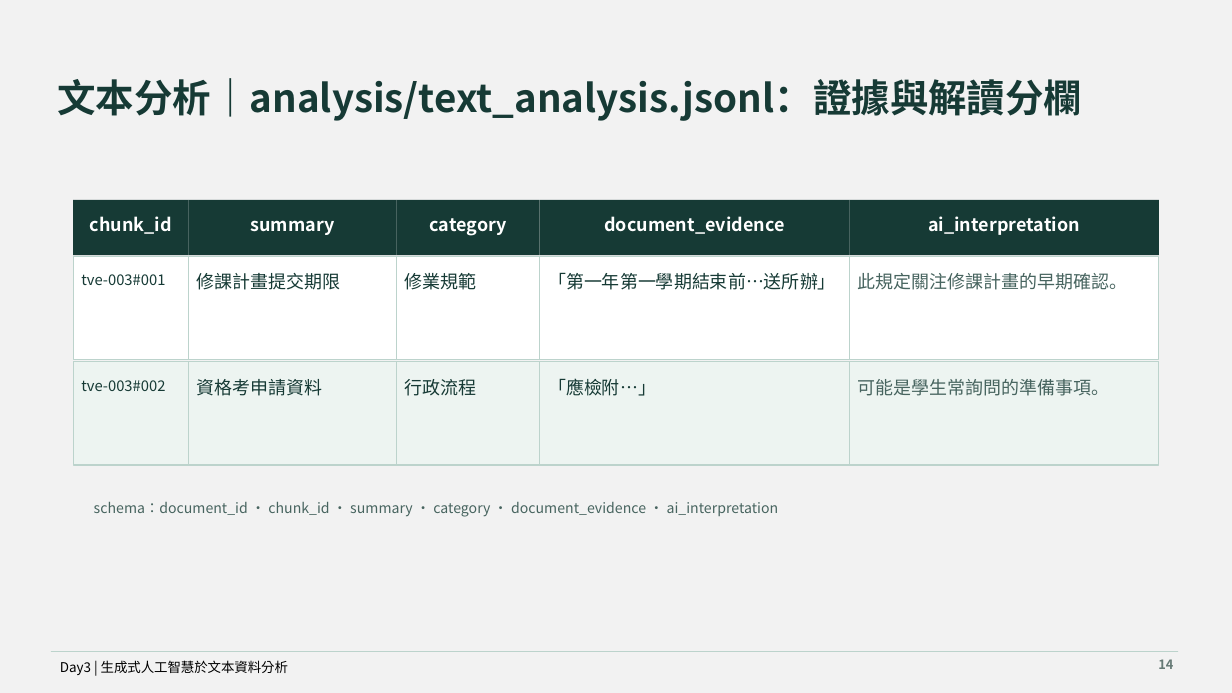
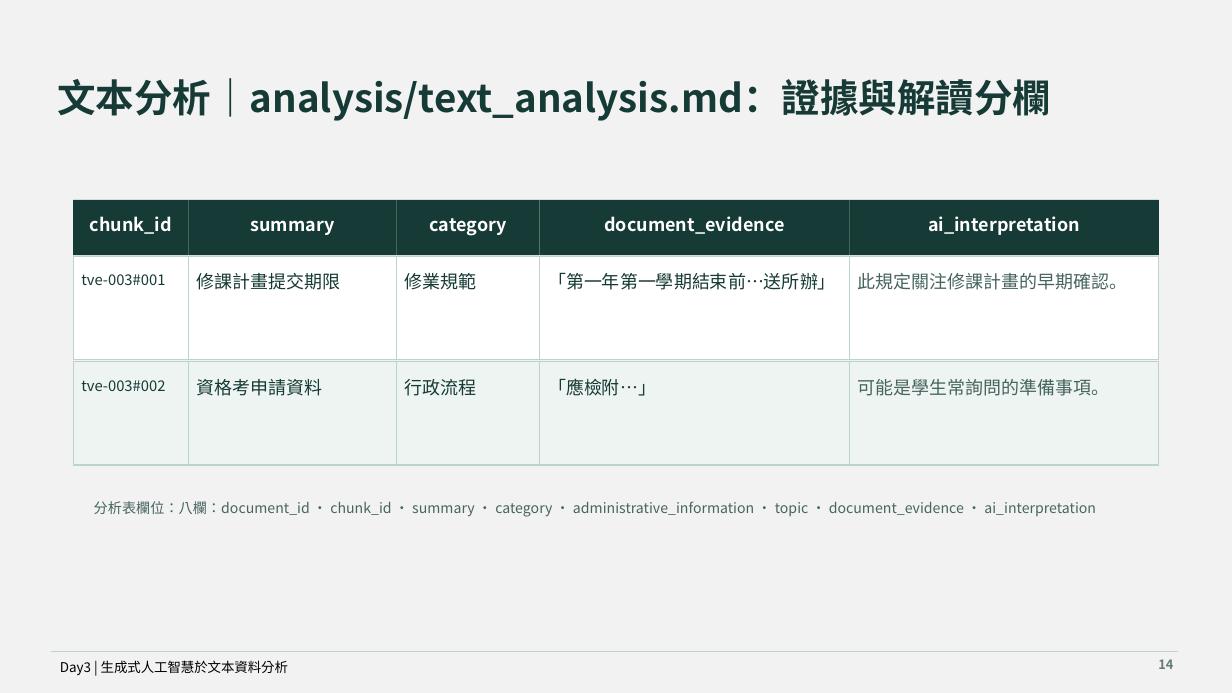
Before and after one commit to MEDA-TW/20260803-Workshop, a slide deck: slide 11 of course/day-03/slides/day-03-generative-ai-text-analysis.pptx. Drawn at 1232x693 pixels with LibreOffice and Linux fonts; fonts in the diff are those of the drawing. Boxes give left, top, right and bottom in pixels: in the first picture for what was removed or moved away, otherwise in the second. Text is boxed around its words. In the diff, an @@ line names an element or a change of style, - is before the commit and + after.

```diff
--- a/course/day-03/slides/day-03-generative-ai-text-analysis.pptx
+++ b/course/day-03/slides/day-03-generative-ai-text-analysis.pptx
@@ text at (57, 78, 1051, 121): text changed @@
-文本分析｜analysis/text_analysis.jsonl：證據與解讀分欄
+文本分析｜analysis/text_analysis.md：證據與解讀分欄
@@ text at (94, 501, 1096, 517): text changed @@
-schema：document_id · chunk_id · summary · category · document_evidence · ai_interpretation
+分析表欄位：八欄：document_id · chunk_id · summary · category · administrative_information · topic · document_evidence · ai_interpretation
```
Also in this commit, not shown: 10 other slides changed, 20 other files.
